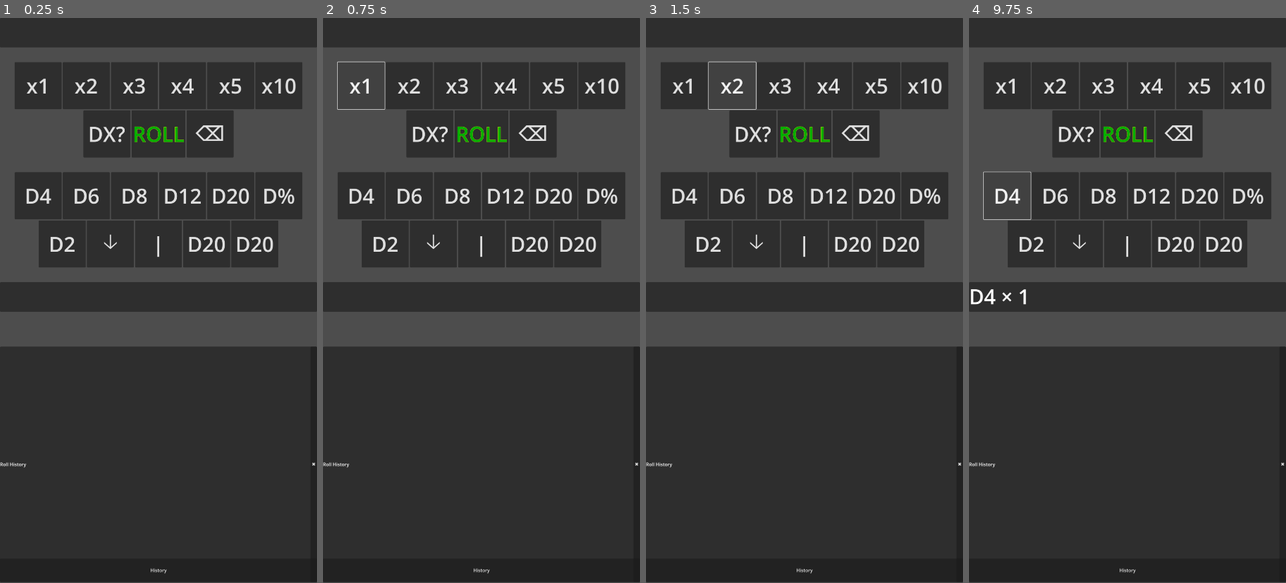
Above: before the commit, frames 1-4 (left to right).
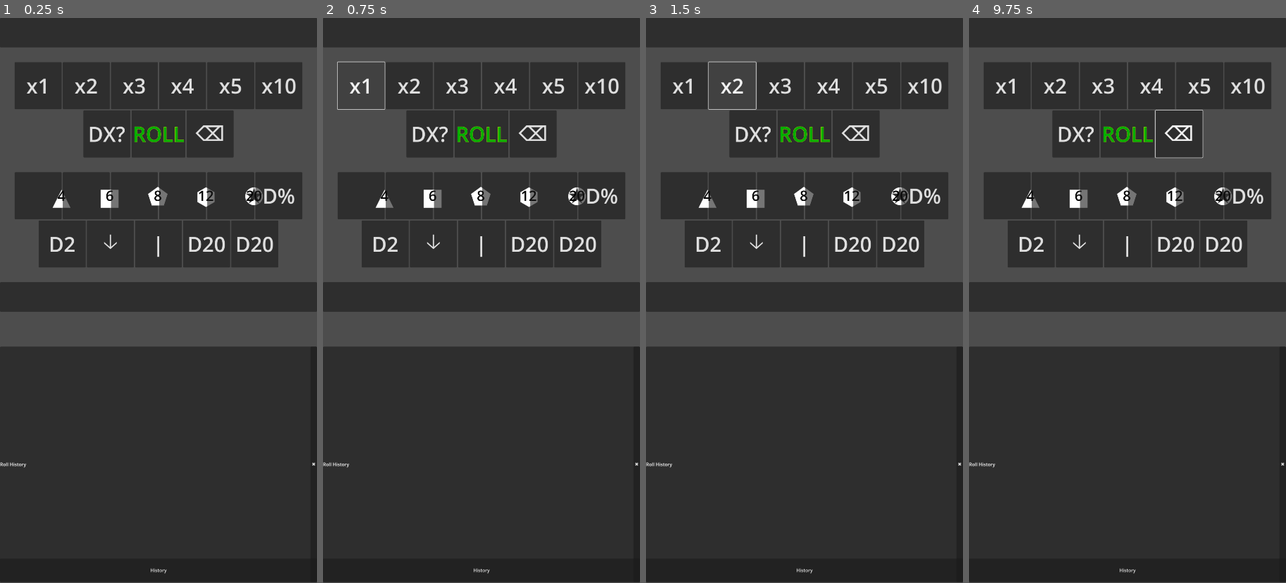
Above: after the commit, the same moments.

Repository: FromAriel/Experiments
Game: Godot game, scene res://main.tscn
Same seed, same stepped clock (60 frames per second), same inputs: the game is played once before the commit and once after it.
Inputs (mouse positions are in pixels of both pictures, inside the frame that each line leads up to):
- Up to frame 1 (0.25 s): no input
- Up to frame 2 (0.75 s): click "x1" at 0.5 s
- Up to frame 3 (1.5 s): click "x2" at 1.25 s
- Up to frame 4 (9.75 s): click "x3" at 2 s; click "x4" at 2.75 s; click "x5" at 3.5 s; click "x10" at 4.25 s; click "DX?" at 5 s; click "8" at 5.75 s; click "4" at 6.5 s; click "6" at 7.25 s; click "ROLL" at 8 s; click "⌫" at 8.75 s; click (1007, 193) at 9.5 s

The runs differ from the first frame. In frame 1, 1.2% of the frame differs, in the area x 8-83%, y 29-34%; in frame 2, 1.2%; in frame 3, 1.2%; in frame 4, 1.6%, in the area x 0-83%, y 16-51%.

Commit message:
feat(livedie): add dice icon overlay

Diff:
--- /dev/null
+++ b/LIVEdie/scripts/dice_icon.gd
@@ -0,0 +1,88 @@
+###############################################################
+# LIVEdie/scripts/dice_icon.gd
+# Key Classes      • DiceIcon – draws a glyph-based die icon
+# Key Functions    • _draw() – render shape and number glyphs
+# Critical Consts  • none
+# Dependencies     • none
+# Last Major Rev   • 2025-07-07 – initial implementation
+###############################################################
+class_name DiceIcon
+extends Control
+
+@export var di_shape_glyph: String = "▲":
+    set(value):
+        di_shape_glyph = value
+        if is_inside_tree():
+            queue_redraw()
+
+@export var di_number_glyph: String = "4":
+    set(value):
+        di_number_glyph = value
+        if is_inside_tree():
+            queue_redraw()
+
+@export var di_shape_color: Color = Color(1, 1, 1):
+    set(value):
+        di_shape_color = value
+        if is_inside_tree():
+            queue_redraw()
+
+@export var di_number_color: Color = Color(0, 0, 0):
+    set(value):
+        di_number_color = value
+        if is_inside_tree():
+            queue_redraw()
+
+@export var di_shape_font_size: int = 40:
+    set(value):
+        di_shape_font_size = value
+        if is_inside_tree():
+            queue_redraw()
+
+@export var di_number_font_size: int = 24:
+    set(value):
+        di_number_font_size = value
+        if is_inside_tree():
+            queue_redraw()
+
+@export var di_font: Font
+
+
+func _ready() -> void:
+    queue_redraw()
+
+
+func _notification(what: int) -> void:
+    if what == NOTIFICATION_RESIZED:
+        queue_redraw()
+
+
+func _draw() -> void:
+    var font := di_font if di_font != null else get_theme_default_font()
+    var w: float = size.x
+    var shape_y := _center_y(font, di_shape_font_size)
+    draw_string(
+        font,
+        Vector2(w / 2.0, shape_y),
+        di_shape_glyph,
+        HORIZONTAL_ALIGNMENT_CENTER,
+        w,
+        di_shape_font_size,
+        di_shape_color
+    )
+    var num_y := _center_y(font, di_number_font_size)
+    draw_string(
+        font,
+        Vector2(w / 2.0, num_y),
+        di_number_glyph,
+        HORIZONTAL_ALIGNMENT_CENTER,
+        w,
+        di_number_font_size,
+        di_number_color
+    )
+
+
+func _center_y(font: Font, font_size: int) -> float:
+    var h: float = font.get_height(font_size)
+    var asc: float = font.get_ascent(font_size)
+    return (size.y - h) / 2.0 + asc
--- a/LIVEdie/scripts/quick_roll_bar.gd
+++ b/LIVEdie/scripts/quick_roll_bar.gd
@@ -32,6 +32,10 @@
 @export var qrb_button_font_size: int = 35
 @export var qrb_roll_font_size: int = 28
 @export var qrb_chip_font_size: int = 24
+@export var qrb_die_shape_size: int = 40
+@export var qrb_die_number_size: int = 24
+@export var qrb_die_shape_color: Color = Color(1, 1, 1)
+@export var qrb_die_number_color: Color = Color(0, 0, 0)
 
 var qrb_queue: Array = []
 var qrb_last_faces: int = 0
@@ -40,6 +44,7 @@
 var qrb_long_press_param: int = 0
 var qrb_long_press_triggered: bool = false
 var qrb_long_press_button: Control
+var qrb_die_icons: Array = []
 
 var qrb_faces_panel: PopupPanel
 var qrb_faces_label: Label
@@ -65,6 +70,7 @@
     $RepeaterRow/DelButton.pressed.connect(_on_del_pressed)
     $RepeaterRow/DieX.pressed.connect(_on_die_x_pressed)
     _build_custom_panel()
+    _qrb_build_icons()
     _qrb_apply_scale()
 
 
@@ -355,6 +361,37 @@
     add_child(qrb_faces_panel)
 
 
+func _qrb_build_icons() -> void:
+    var mapping := {
+        $StandardRow/Die4: ["▲", "4"],
+        $StandardRow/Die6: ["■", "6"],
+        $StandardRow/Die8: ["⬟", "8"],
+        $StandardRow/Die10: ["⬙", "10"],
+        $StandardRow/Die12: ["⬢", "12"],
+        $StandardRow/Die20: ["✪", "20"],
+    }
+    qrb_die_icons.clear()
+    for btn in mapping.keys():
+        var icon := DiceIcon.new()
+        icon.di_shape_glyph = mapping[btn][0]
+        icon.di_number_glyph = mapping[btn][1]
+        icon.di_shape_color = qrb_die_shape_color
+        icon.di_number_color = qrb_die_number_color
+        icon.di_shape_font_size = qrb_die_shape_size
+        icon.di_number_font_size = qrb_die_number_size
+        icon.anchor_left = 0
+        icon.anchor_top = 0
+        icon.anchor_right = 1
+        icon.anchor_bottom = 1
+        icon.offset_left = 0
+        icon.offset_top = 0
+        icon.offset_right = 0
+        icon.offset_bottom = 0
+        btn.text = ""
+        btn.add_child(icon)
+        qrb_die_icons.append(icon)
+
+
 func _qrb_all_buttons() -> Array:
     var result: Array = []
     for n in $StandardRow.get_children():
@@ -374,6 +411,8 @@
     var base: Vector2 = Vector2(80, 80) * scale
     var std_font: int = int(qrb_button_font_size * scale)
     var roll_font: int = int(qrb_roll_font_size * scale)
+    var shape_size: int = int(qrb_die_shape_size * scale)
+    var num_size: int = int(qrb_die_number_size * scale)
     add_theme_constant_override("separation", int(25 * scale))
     $StandardRow.add_theme_constant_override("separation", int(30 * scale))
     $AdvancedRow.add_theme_constant_override("separation", int(30 * scale))
@@ -384,3 +423,6 @@
         if btn == $RepeaterRow/RollButton:
             size = roll_font
         btn.add_theme_font_size_override("font_size", size)
+    for icon in qrb_die_icons:
+        icon.di_shape_font_size = shape_size
+        icon.di_number_font_size = num_size
